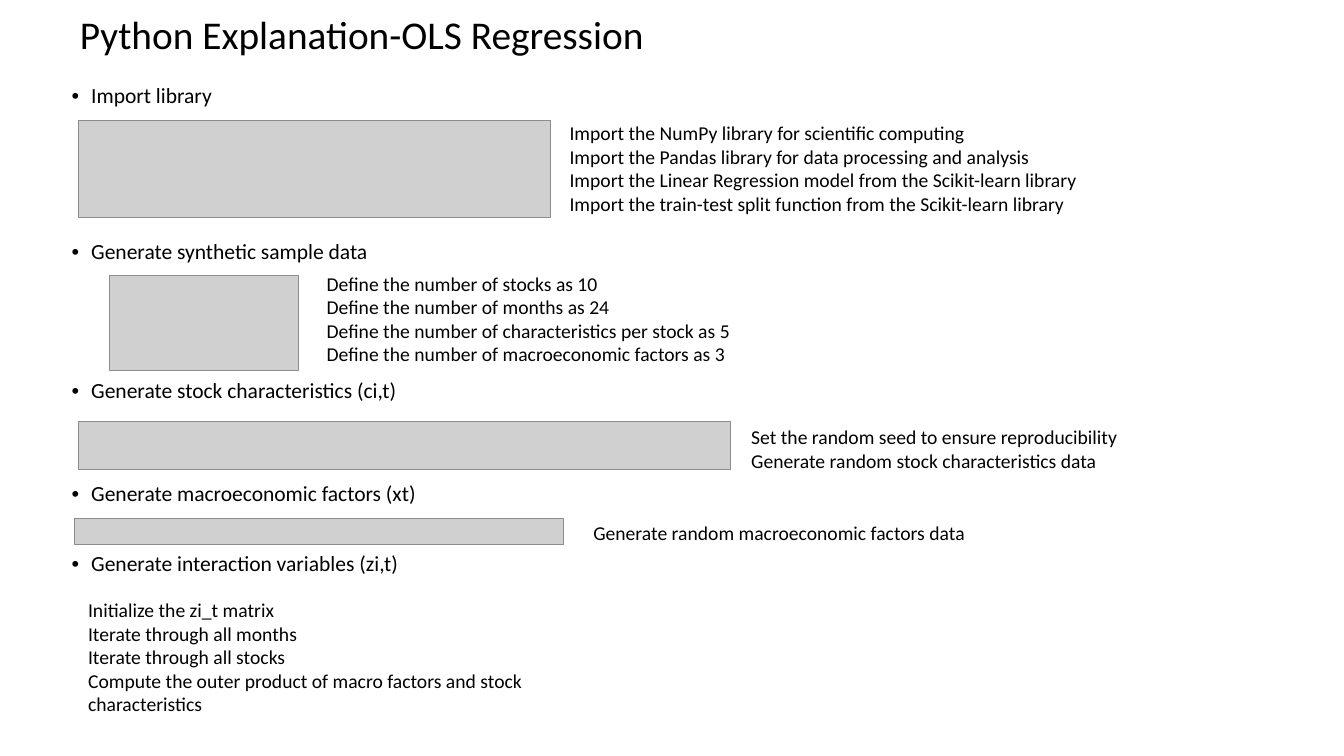
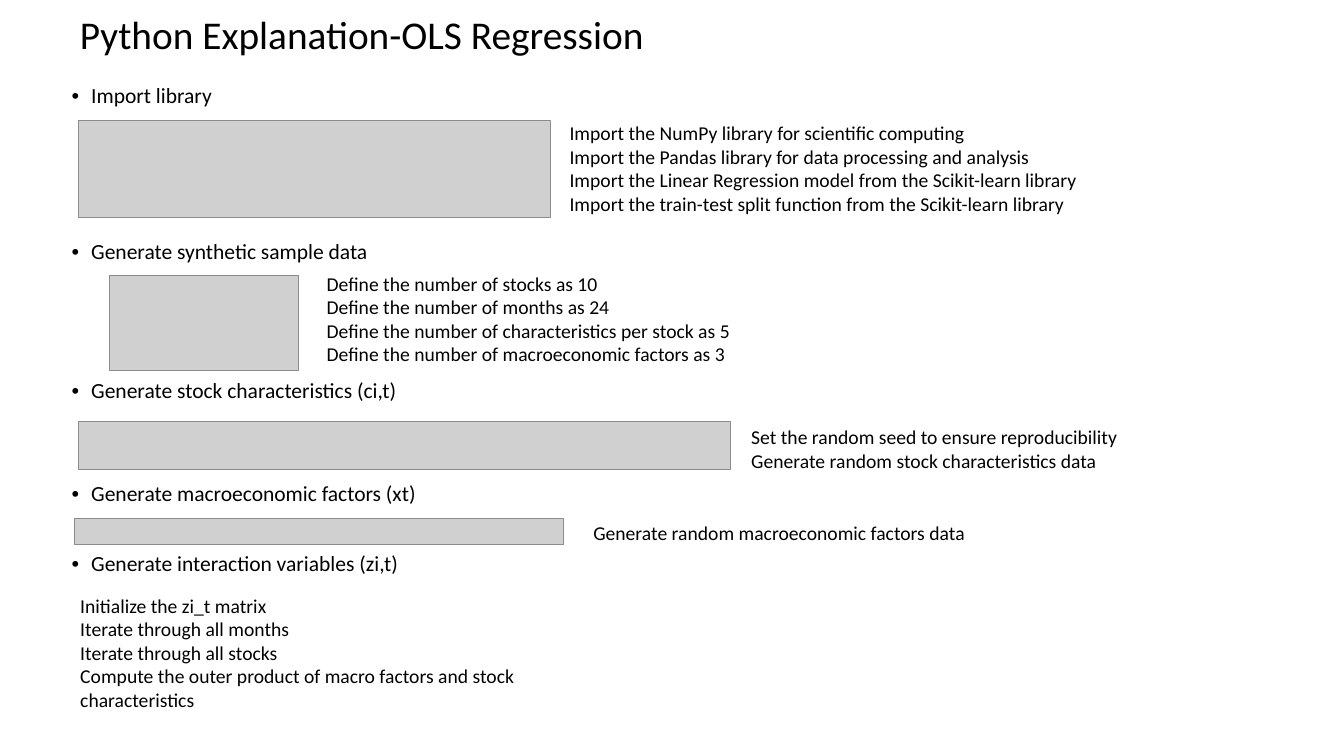
Before and after one commit to levmilarl/Financial_DS_focus_sessions, a slide deck: slide 12 of Focus Session 11/Slides_Tutorial.pptx. Drawn at 1344x756 pixels with LibreOffice and Linux fonts; fonts in the diff are those of the drawing; grey boxes stand for pictures. Boxes give left, top, right and bottom in pixels: in the first picture for what was removed or moved away, otherwise in the second. Text is boxed around its words. In the diff, an @@ line names an element or a change of style, - is before the commit and + after.

```diff
--- a/Focus Session 11/Slides_Tutorial.pptx
+++ b/Focus Session 11/Slides_Tutorial.pptx
@@ text "Initialize the zi_t matrix": place and size @@
-text "Initialize the zi_t matrix" at bbox=[88, 603, 521, 711]
+text "Initialize the zi_t matrix" at bbox=[80, 599, 514, 707]
```
Also in this commit, not shown: 3 other files.
